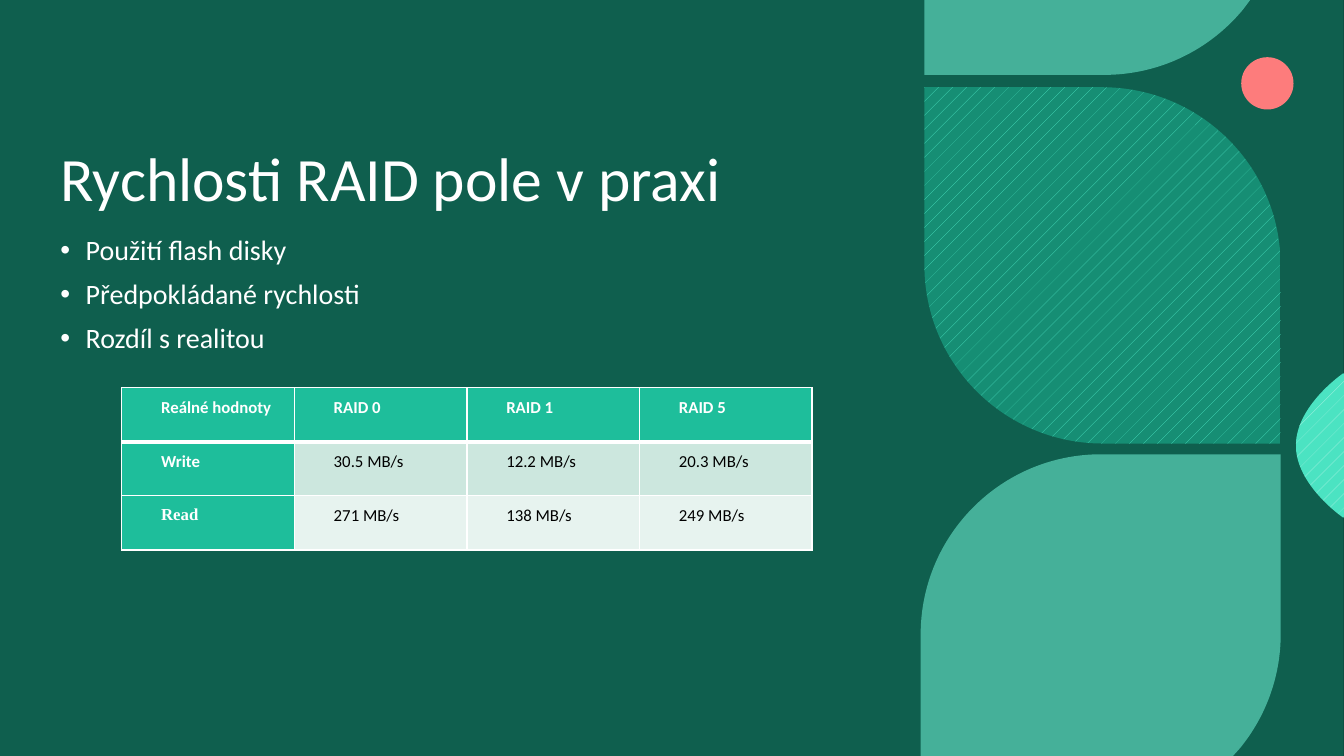
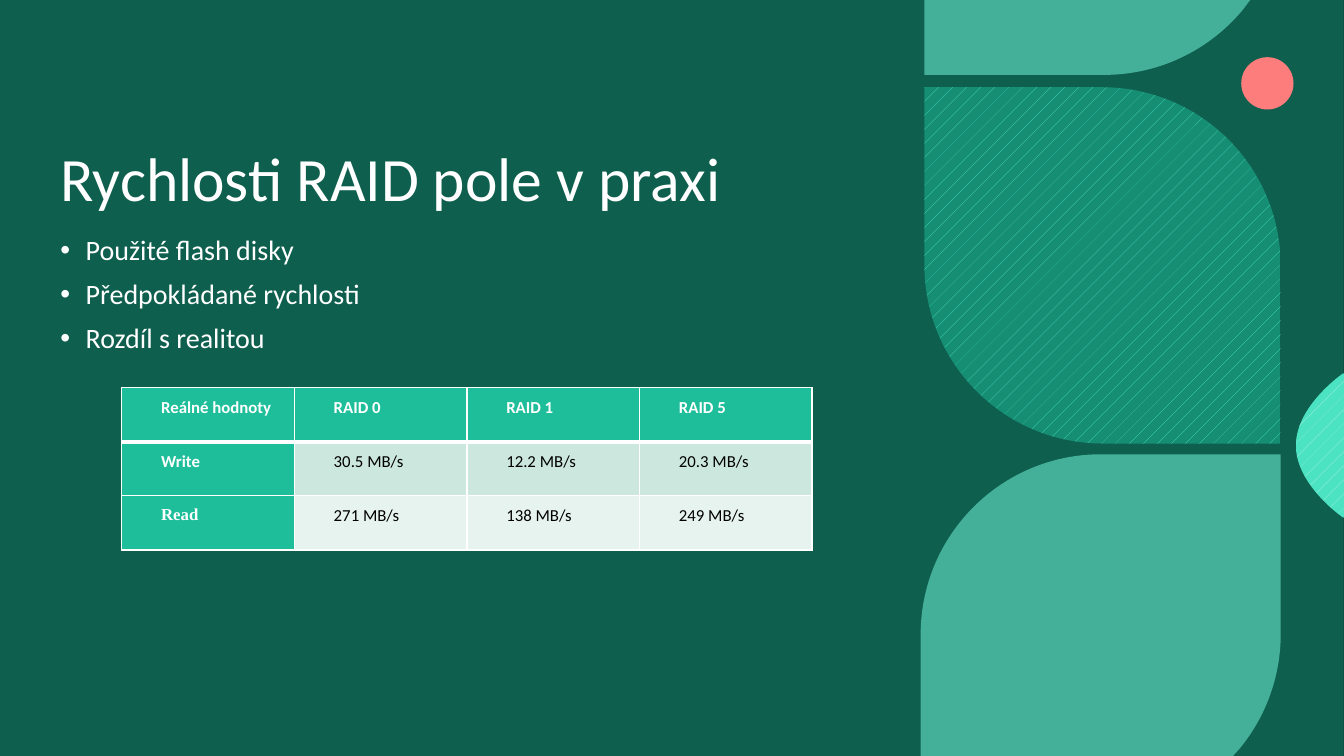
Before and after one commit to michalcz10/USB-RAID-Array, a slide deck: slide 9 of Documentation/USB RAID pole.pptx. Drawn at 1344x756 pixels with LibreOffice and Linux fonts; fonts in the diff are those of the drawing; background and template pictures are left out. Boxes give left, top, right and bottom in pixels: in the first picture for what was removed or moved away, otherwise in the second. Text is boxed around its words. In the diff, an @@ line names an element or a change of style, - is before the commit and + after.

Commit message:
Oprava chyby v prezentaci

```diff
--- a/Documentation/USB RAID pole.pptx
+++ b/Documentation/USB RAID pole.pptx
@@ text at [86, 240, 293, 265]: text changed @@
-• Použití flash disky
+• Použité flash disky
```
